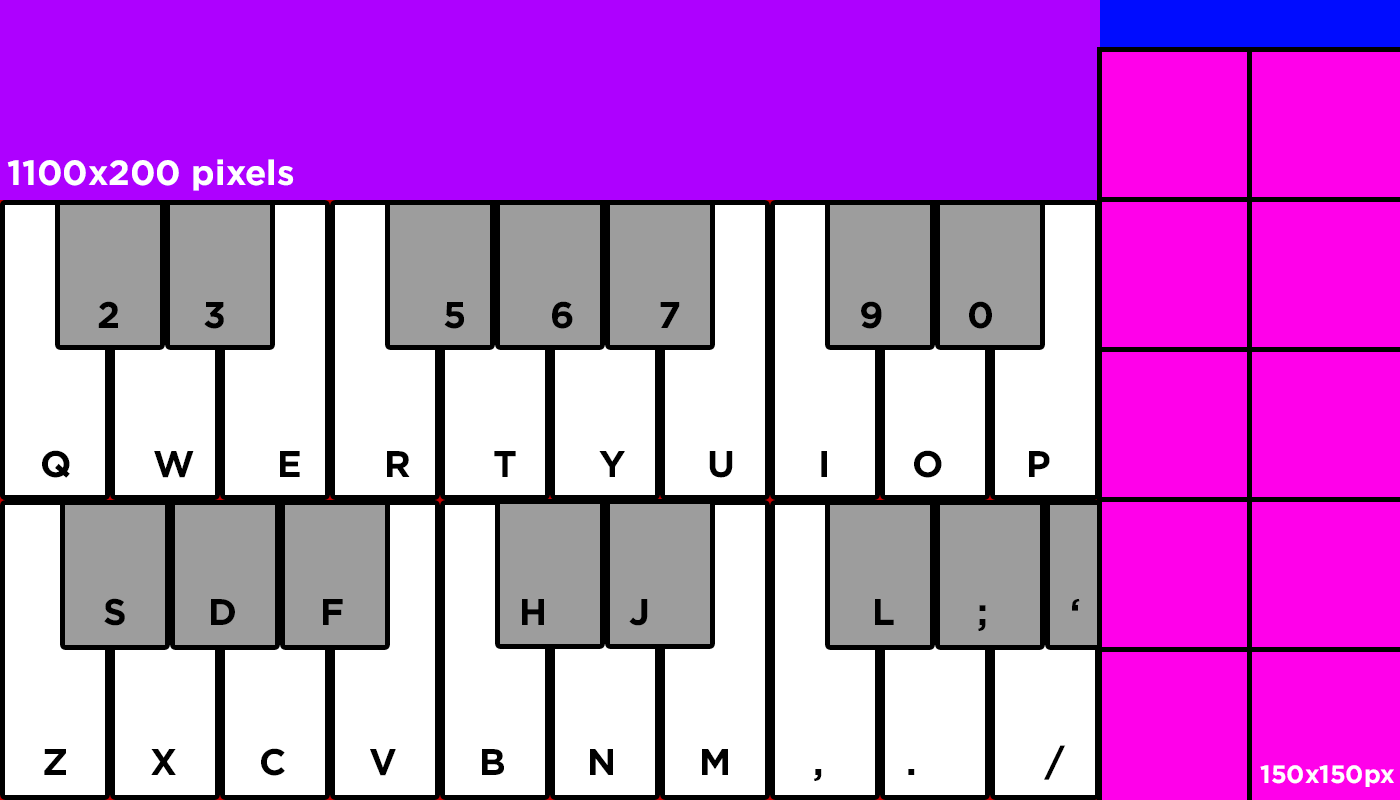
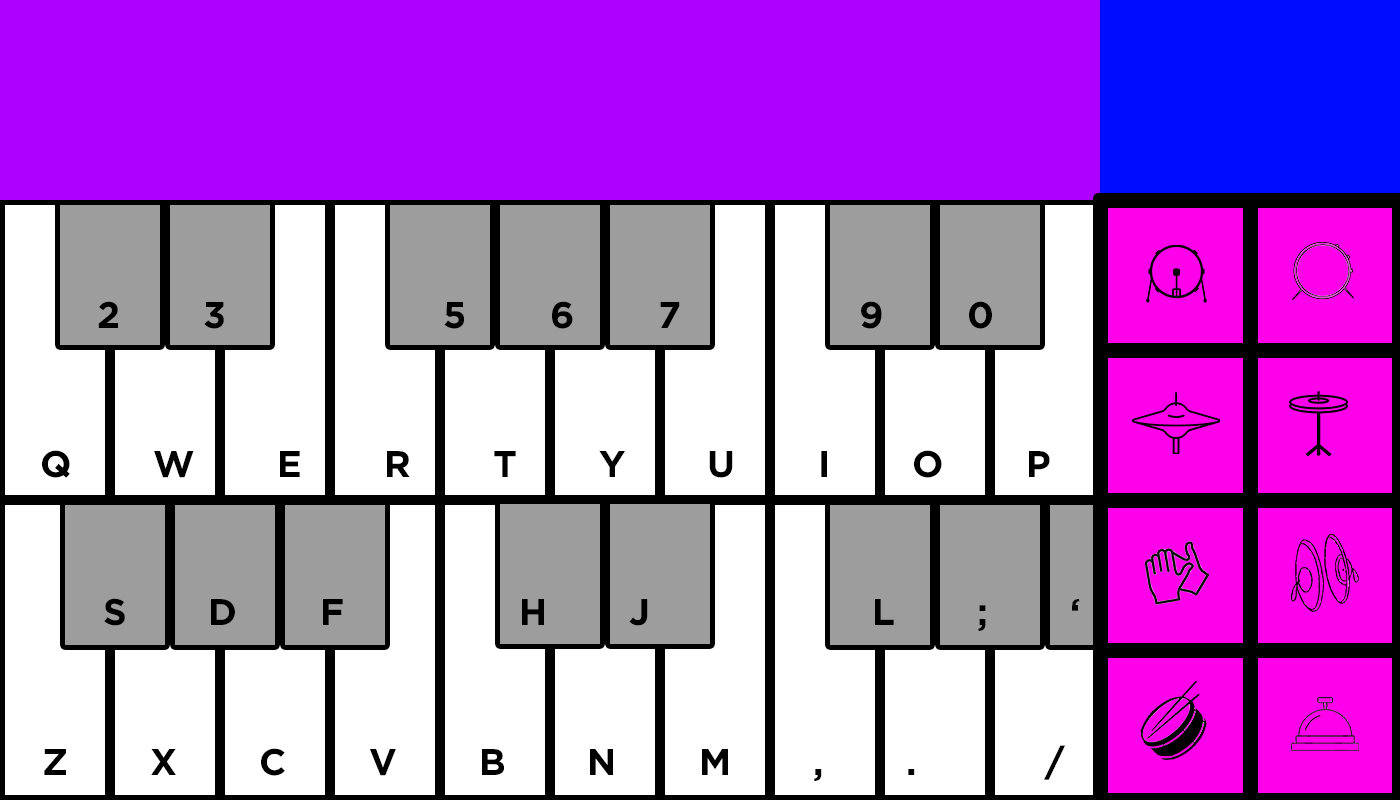
Two versions of the same layered image (1400 × 800). Layer-by-layer changes:
added layer "BASS DRUM" in group "Beat Boxes" over [1292, 242, 1354, 300]
added layer "DING" in group "Beat Boxes" over [1291, 697, 1359, 751]
added layer "SNARE" in group "Beat Boxes" over [1140, 681, 1207, 760]
added layer "KICK DRUM" in group "Beat Boxes" over [1146, 245, 1207, 303]
added layer "CYMBALS" in group "Beat Boxes" over [1291, 534, 1359, 612]
added layer "C-HI-HAT" in group "Beat Boxes" over [1289, 391, 1348, 456]
added layer "O-HI-HAT" in group "Beat Boxes" over [1132, 392, 1220, 454]
added layer "CLAP" in group "Beat Boxes" over [1144, 541, 1209, 605]
hid "150x150px" over [1260, 765, 1394, 787]
painted on "Borders" over [1097, 47, 1400, 800]
hid "Beat Box copy 9" over [1100, 50, 1250, 197]
hid "Beat Box copy 8" over [1250, 50, 1400, 197]
hid "1100x200 pixels" over [7, 159, 294, 191]
hid "300x800 pixels" over [1243, 760, 1389, 792]
hid "1100x600 pixels" over [109, 795, 221, 797]
hid "Layer 1" over [0, 200, 1097, 800]
added layer "Layer 4" in group "Dimensions" over [0, 47, 1400, 800]
